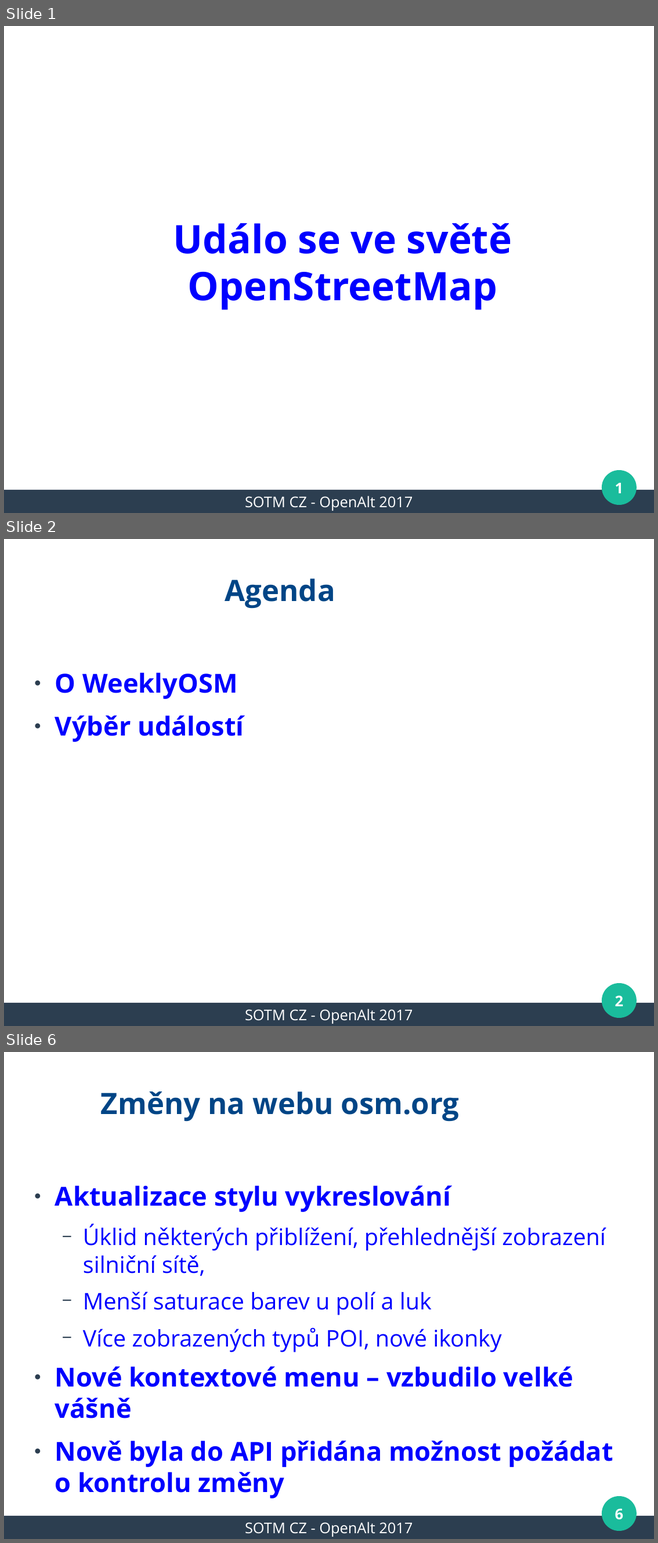
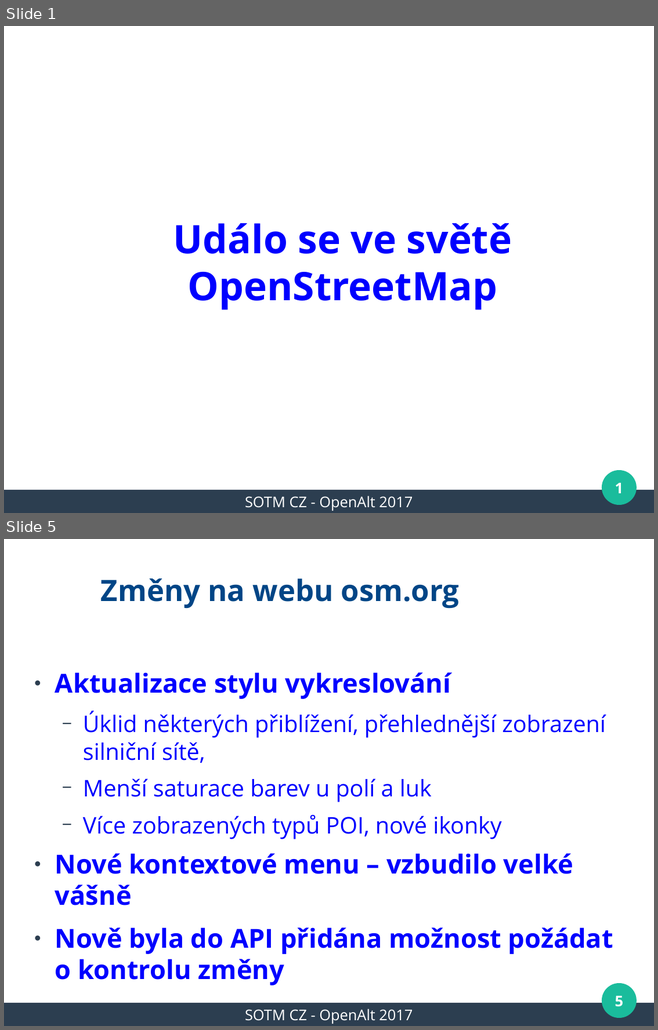
Before and after one commit to mkyral/osm, a slide deck: prezentace/SOTM_CZ_2017/mkyral_WeeklyOSM.odp. Shown one above the other, each under a label of ours: slides 1, 2 and 6 before the commit, slides 1 and 5 after it; the slides between them are not shown. The pictures are 658x1543 and 658x1030 pixels, drawn with LibreOffice and Linux fonts; fonts in the diff are those of the drawing; background and template pictures are left out. Boxes give left, top, right and bottom in pixels: in the first picture for what was removed or moved away, otherwise in the second. Text is boxed around its words. In the diff, an @@ line names an element or a change of style, - is before the commit and + after.

Commit message:
SOTM_CZ_2017 - first two ready

```diff
--- a/prezentace/SOTM_CZ_2017/mkyral_WeeklyOSM.odp
+++ b/prezentace/SOTM_CZ_2017/mkyral_WeeklyOSM.odp
@@ slide 2 removed at box(4, 539, 654, 1026), background #FFFFFF; not listed: 3 template elements that a slide beside it also shows @@
@@ title removed at box(225, 578, 335, 609) @@
-Agenda
@@ text removed at box(55, 672, 244, 742) @@
-● O WeeklyOSM
-● Výběr událostí
@@ page number removed at box(615, 995, 623, 1006) @@
-2
@@ text removed at box(245, 1009, 412, 1024) @@
-SOTM CZ - OpenAlt 2017
@@ what was slide 6 is now slide 5 @@
@@ page number at box(615, 996, 623, 1007): text changed @@
-6
+5
```
Also in this commit, not shown: 8 slides changed, 3 other files.
